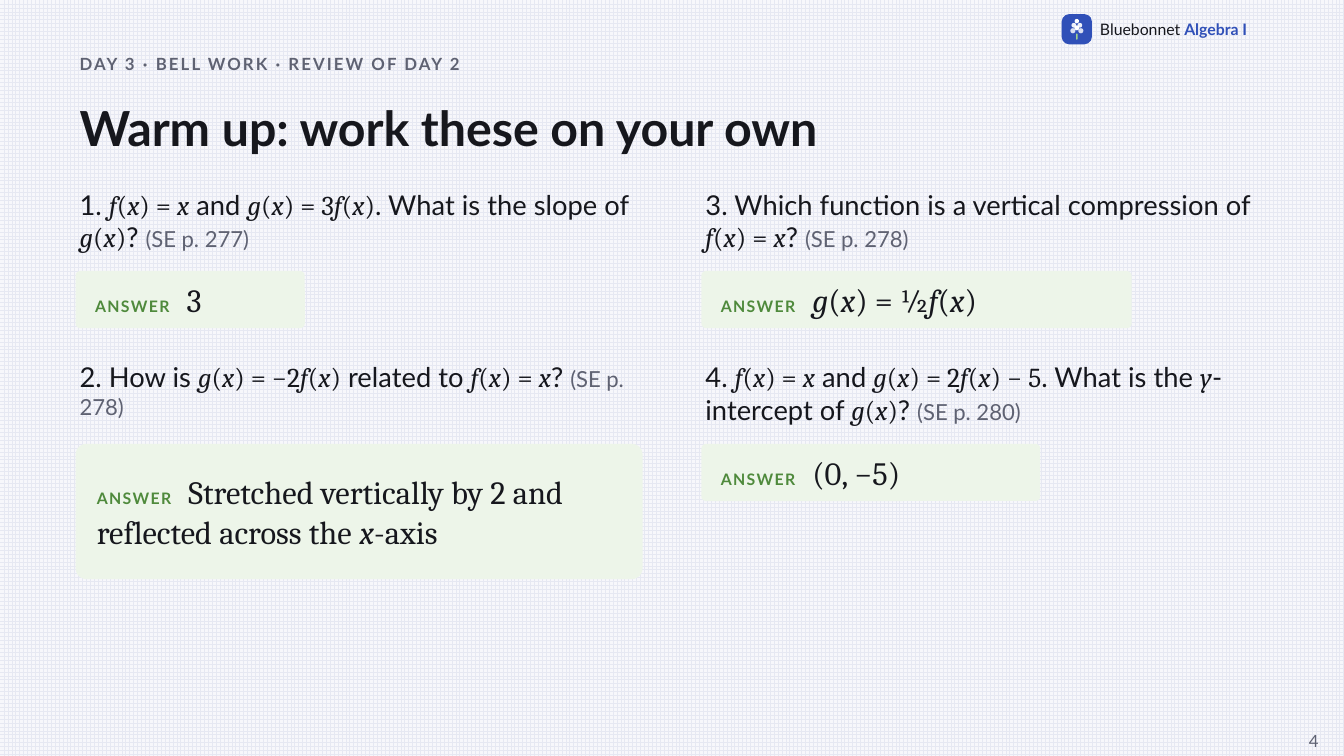
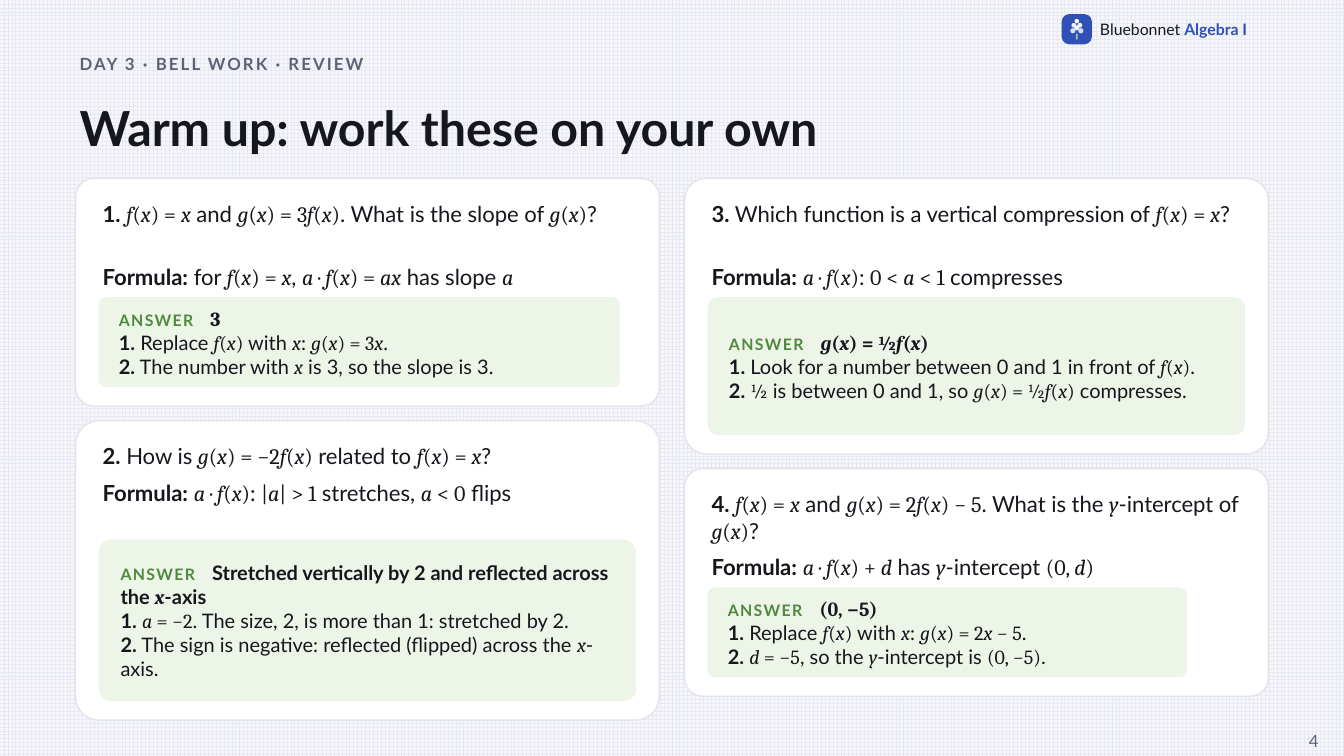
Before and after one commit to Apolloat2022/Algebra1M2U1L4, a slide deck: slide 4 of IEP/t2-lesson1-transforming-linear-functions-IEP.pptx. Drawn at 1344x756 pixels with LibreOffice and Linux fonts; fonts in the diff are those of the drawing. Boxes give left, top, right and bottom in pixels: in the first picture for what was removed or moved away, otherwise in the second. Text is boxed around its words. In the diff, an @@ line names an element or a change of style, - is before the commit and + after.

```diff
--- a/IEP/t2-lesson1-transforming-linear-functions-IEP.pptx
+++ b/IEP/t2-lesson1-transforming-linear-functions-IEP.pptx
@@ text at bbox=[125, 58, 135, 70]: text changed @@
-DAY 3 · BELL WORK · REVIEW OF DAY 2
+DAY 3 · BELL WORK · REVIEW
@@ rounded rectangle added at bbox=[76, 178, 659, 406], fill #FFFFFF, outline #E3E4EC 1 pt @@
@@ rounded rectangle added at bbox=[685, 178, 1268, 454], fill #FFFFFF, outline #E3E4EC 1 pt @@
@@ text at bbox=[103, 205, 597, 227]: text changed; size 19.5 to 15.8 pt @@
-1. f(x) = x and g(x) = 3f(x). What is the slope of g(x)? (SE p. 277)
+1. f(x) = x and g(x) = 3f(x). What is the slope of g(x)?
@@ text at bbox=[712, 205, 1230, 226]: text changed; size 19.5 to 15.8 pt @@
-3. Which function is a vertical compression of f(x) = x? (SE p. 278)
+3. Which function is a vertical compression of f(x) = x?
@@ text added at bbox=[103, 268, 513, 290], 15.8 pt, text #16171D @@
+Formula: for f(x) = x, a · f(x) = ax has slope a
@@ text added at bbox=[712, 268, 1063, 290], 15.8 pt, text #16171D @@
+Formula: a · f(x): 0 < a < 1 compresses
@@ rounded rectangle removed at bbox=[76, 271, 304, 329] @@
-ANSWER 3
@@ rounded rectangle added at bbox=[99, 297, 620, 387], fill #EDF5E9, 14.2 pt, text #16171D @@
+ANSWER 3
+1. Replace f(x) with x: g(x) = 3x.
+2. The number with x is 3, so the slope is 3.
@@ rounded rectangle removed at bbox=[702, 271, 1132, 329] @@
-ANSWER g(x) = ½f(x)
@@ rounded rectangle added at bbox=[708, 297, 1245, 436], fill #EDF5E9, 14.2 pt, text #16171D @@
+ANSWER g(x) = ½f(x)
+1. Look for a number between 0 and 1 in front of f(x).
+2. ½ is between 0 and 1, so g(x) = ½f(x) compresses.
@@ rounded rectangle added at bbox=[76, 420, 659, 720], fill #FFFFFF, outline #E3E4EC 1 pt @@
@@ text at bbox=[103, 447, 492, 469]: text changed; size 19.5 to 15.8 pt @@
-2. How is g(x) = −2f(x) related to f(x) = x? (SE p. 278)
+2. How is g(x) = −2f(x) related to f(x) = x?
@@ rounded rectangle removed at bbox=[702, 444, 1041, 501] @@
-ANSWER (0, −5)
@@ rounded rectangle added at bbox=[685, 469, 1268, 697], fill #FFFFFF, outline #E3E4EC 1 pt @@
@@ text added at bbox=[103, 484, 511, 506], 15.8 pt, text #16171D @@
+Formula: a · f(x): |a| > 1 stretches, a < 0 flips
@@ text at bbox=[712, 495, 1239, 544]: text changed; size 19.5 to 15.8 pt @@
-4. f(x) = x and g(x) = 2f(x) − 5. What is the y-intercept of g(x)? (SE p. 280)
+4. f(x) = x and g(x) = 2f(x) − 5. What is the y-intercept of g(x)?
@@ rounded rectangle "ANSWER Stretched vertically by 2 ...": place and size @@
-rounded rectangle "ANSWER Stretched vertically by 2 ..." at bbox=[76, 444, 642, 579]
+rounded rectangle "ANSWER Stretched vertically by 2 ..." at bbox=[99, 539, 636, 701]
@@ text in rounded rectangle at bbox=[121, 565, 609, 676]: text changed; size 23.2 to 14.2 pt; font Cambria to Lato @@
-ANSWER Stretched vertically by 2 and reflected across the x-axis
+ANSWER Stretched vertically by 2 and reflected across the x-axis
+1. a = −2. The size, 2, is more than 1: stretched by 2.
+2. The sign is negative: reflected (flipped) across the x-axis.
@@ text added at bbox=[712, 558, 1094, 580], 15.8 pt, text #16171D @@
+Formula: a · f(x) + d has y-intercept (0, d)
@@ rounded rectangle added at bbox=[708, 588, 1187, 678], fill #EDF5E9, 14.2 pt, text #16171D @@
+ANSWER (0, −5)
+1. Replace f(x) with x: g(x) = 2x − 5.
+2. d = −5, so the y-intercept is (0, −5).
```
Also in this commit, not shown: 4 other slides changed, 43 other files.
